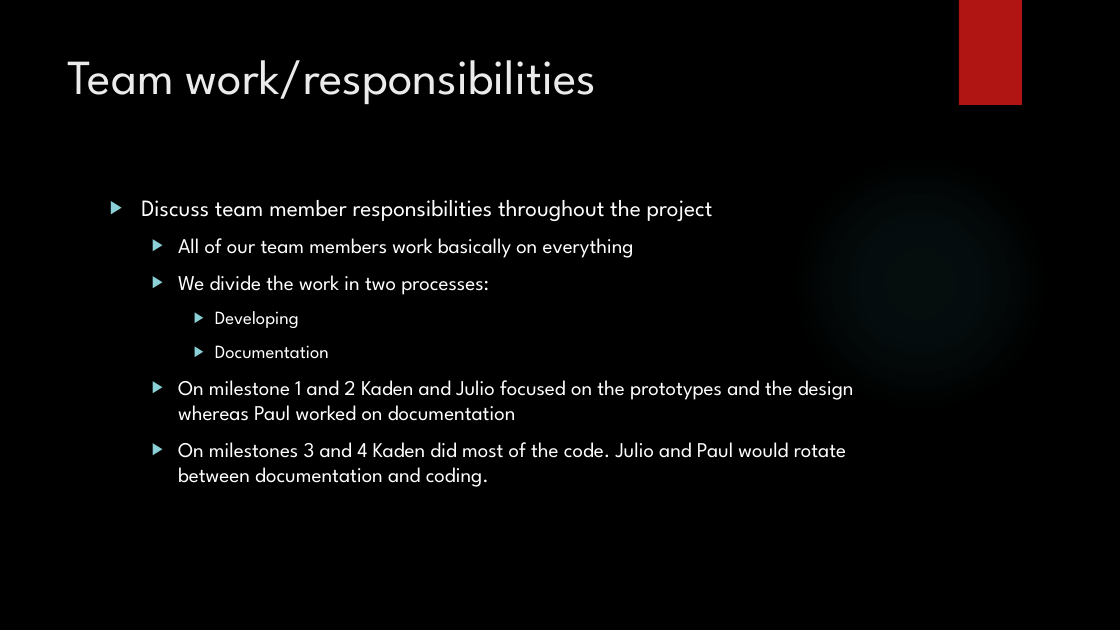
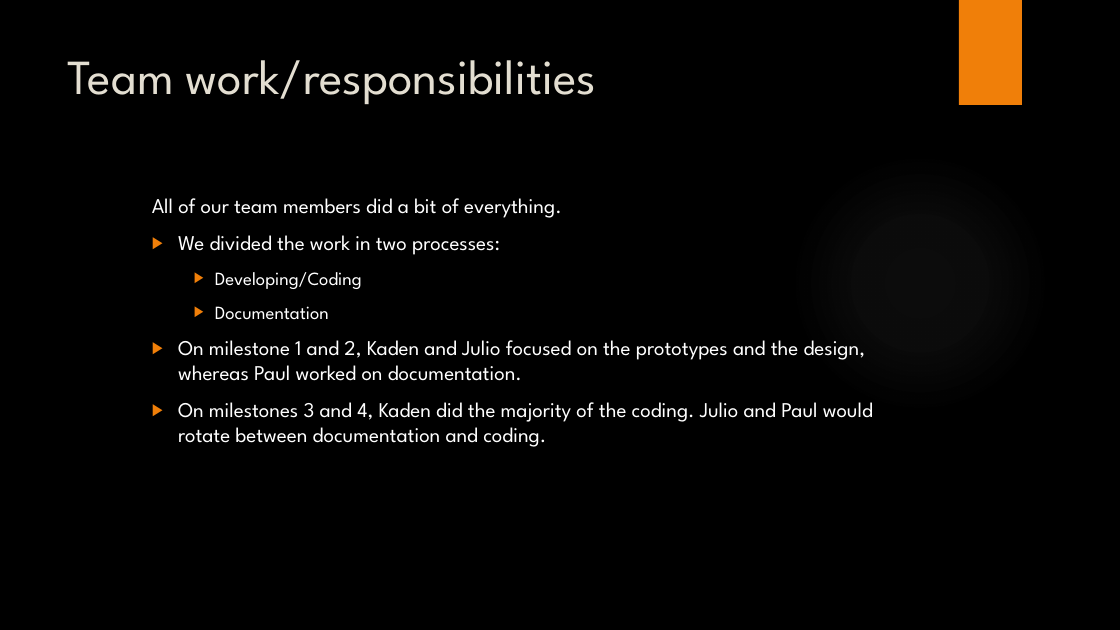
Before and after one commit to alpacamusical/Project-ENSE-374, a slide deck: slide 4 of Documentation/Milestone 4.pptx (slide 3 before the commit). Drawn at 1120x630 pixels with LibreOffice and Linux fonts; fonts in the diff are those of the drawing; background and template pictures are left out. Boxes give left, top, right and bottom in pixels: in the first picture for what was removed or moved away, otherwise in the second. Text is boxed around its words. In the diff, an @@ line names an element or a change of style, - is before the commit and + after.

```diff
--- a/Documentation/Milestone 4.pptx
+++ b/Documentation/Milestone 4.pptx
@@ rectangle at [959, 0, 1022, 105]: fill #B01513 to #F07F09 @@
@@ title "Team work/responsibilities" at [68, 60, 596, 105]: text colour #EBEBEB to #E3DED1 @@
@@ ellipse at [791, 154, 1049, 413]: fill gradient #50B9C1 to gradient #ADADAD @@
@@ text at [152, 198, 562, 289]: text changed @@
-▶ Discuss team member responsibilities throughout the project
-  ▶ All of our team members work basically on everything
-  ▶ We divide the work in two processes:
-    ▶ Developing
+  All of our team members did a bit of everything.
+  ▶ We divided the work in two processes:
+    ▶ Developing/Coding
@@ text at [215, 306, 329, 320]: bullet colour #8AD0D6 to #F07F09 @@
@@ text at [178, 340, 873, 447]: text changed @@
-  ▶ On milestone 1 and 2 Kaden and Julio focused on the prototypes and the design whereas Paul worked on documentation
-  ▶ On milestones 3 and 4 Kaden did most of the code. Julio and Paul would rotate between documentation and coding.
+  ▶ On milestone 1 and 2, Kaden and Julio focused on the prototypes and the design, whereas Paul worked on documentation.
+  ▶ On milestones 3 and 4, Kaden did the majority of the coding. Julio and Paul would rotate between documentation and coding.
```
Also in this commit, not shown: 7 other slides changed, 3 slides added.
